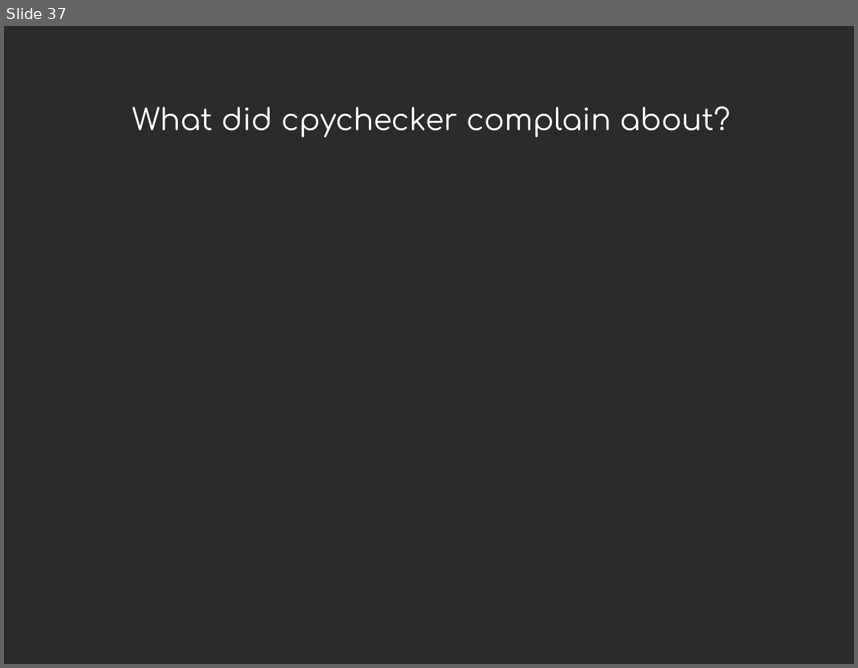
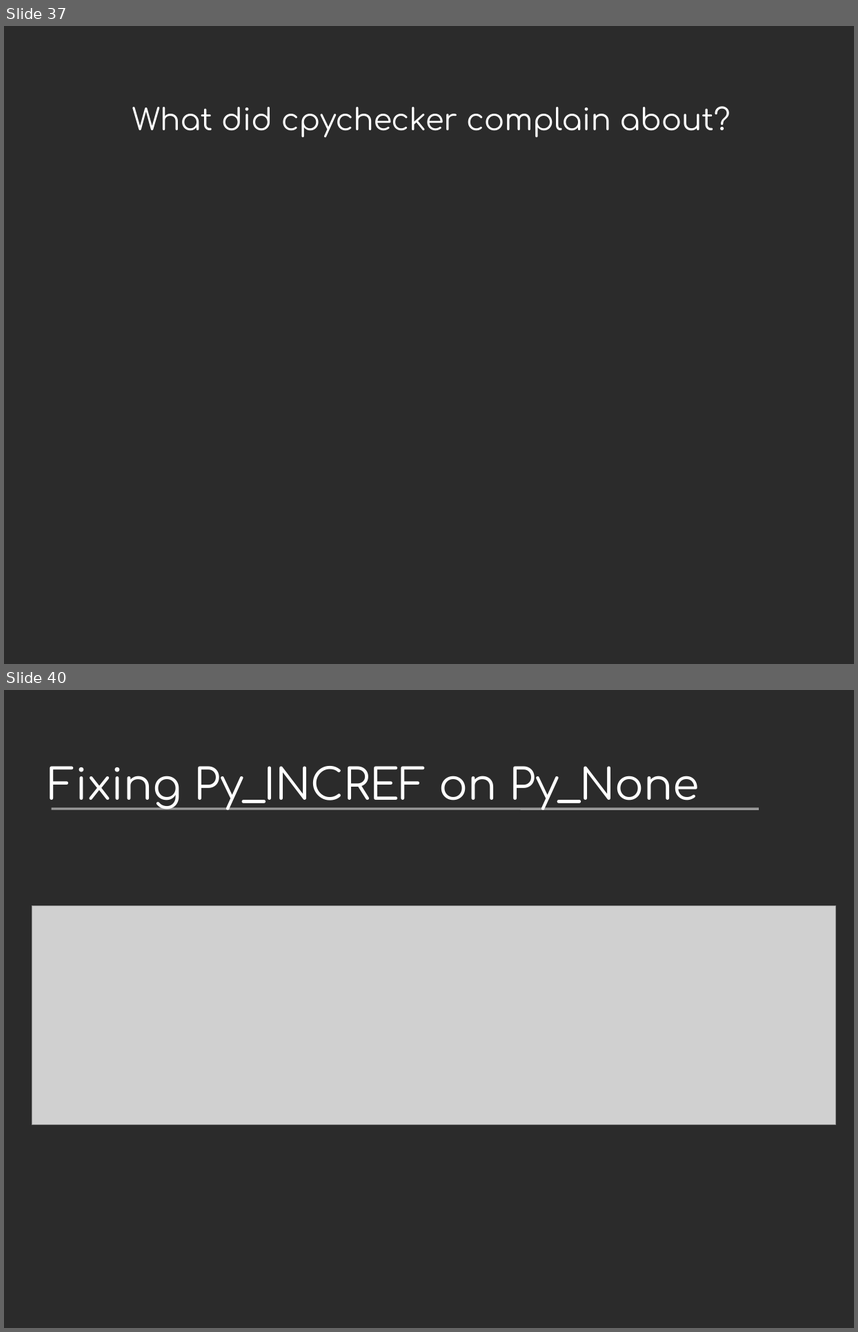
Before and after one commit to davidmalcolm/PyCon-US-2013-Talk, a slide deck: Death By 1000 Leaks - Static Analysis of Hundreds of Python Extension Modules.odp. Shown one above the other, each under a label of ours: slide 37 before the commit, slides 37 and 40 after it; the slides between them are not shown. The pictures are 858x668 and 858x1332 pixels, drawn with LibreOffice and Linux fonts; fonts in the diff are those of the drawing; grey boxes stand for pictures; background and template pictures are left out; a plain dark background stands for a picture behind light text. Boxes give left, top, right and bottom in pixels: in the first picture for what was removed or moved away, otherwise in the second. Text is boxed around its words. In the diff, an @@ line names an element or a change of style, - is before the commit and + after.

```diff
--- a/Death By 1000 Leaks - Static Analysis of Hundreds of Python Extension Modules.odp
+++ b/Death By 1000 Leaks - Static Analysis of Hundreds of Python Extension Modules.odp
@@ slide 40 added at <box>4,690,854,1328</box>, background picture (left out) @@
@@ title added at <box>49,766,699,810</box>, 40 pt, text #FFFFFF @@
+Fixing Py_INCREF on Py_None
@@ line added from (51, 809) to (759, 809), #999999 2.15 pt @@
@@ picture added at <box>32,906,836,1124</box> @@
```
Also in this commit, not shown: 2 slides changed, 4 other slides added, 4 other files.
